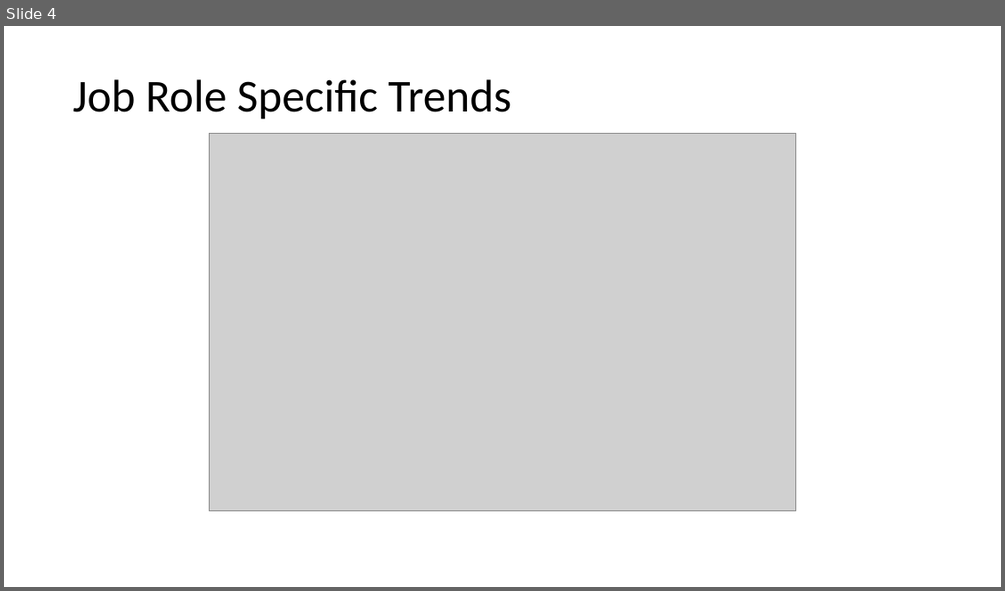
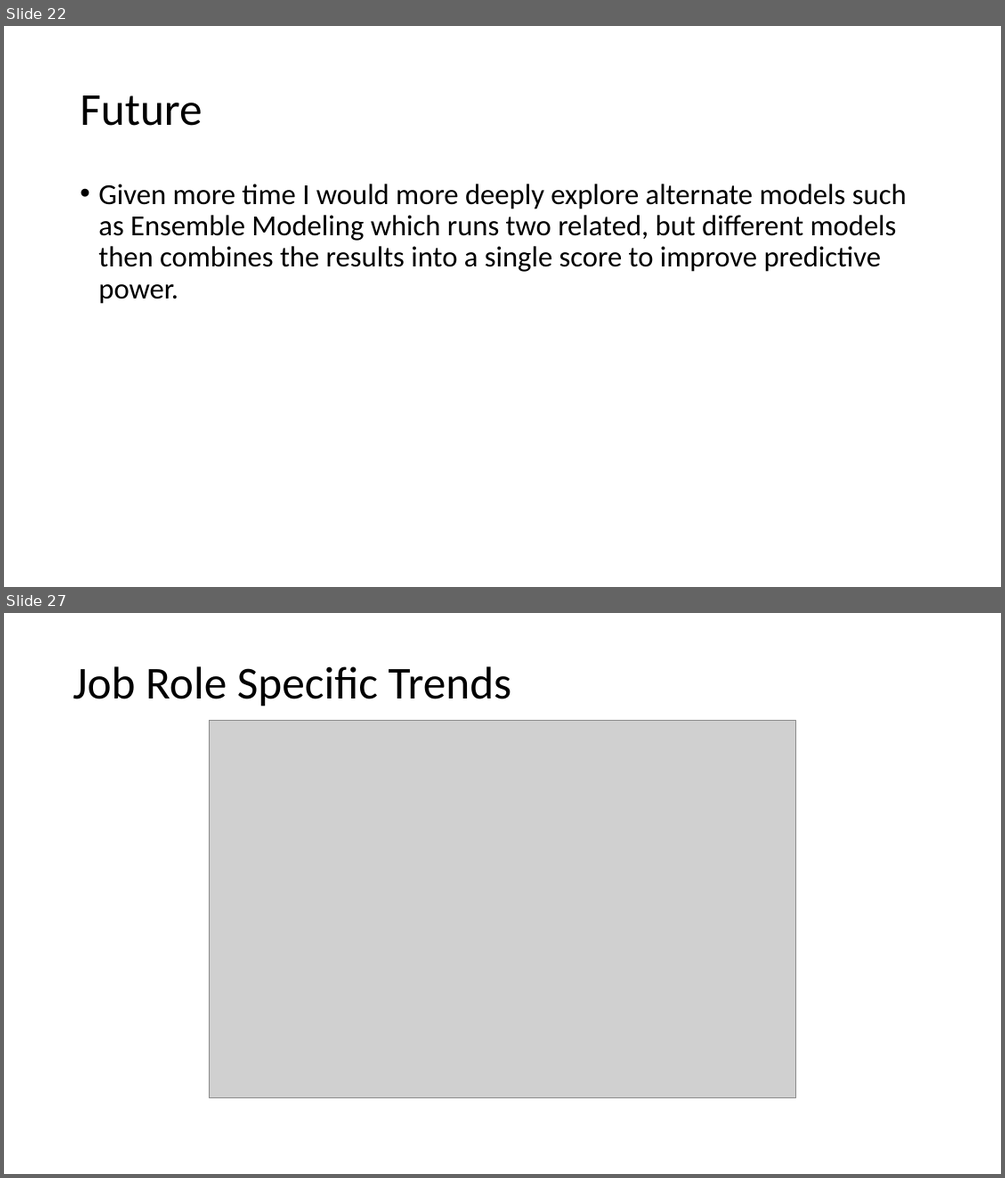
Before and after one commit to KeburFantahun/CaseStudy2DDS_KeburF, a slide deck: CaseStudy2_DDS_Kebur_Fantahun.pptx. Shown one above the other, each under a label of ours: slide 4 before the commit, slides 22 and 27 after it; the slides between them are not shown. The pictures are 1005x591 and 1005x1178 pixels, drawn with LibreOffice and Linux fonts; fonts in the diff are those of the drawing; grey boxes stand for pictures. Boxes give left, top, right and bottom in pixels: in the first picture for what was removed or moved away, otherwise in the second. Text is boxed around its words. In the diff, an @@ line names an element or a change of style, - is before the commit and + after.

```diff
--- a/CaseStudy2_DDS_Kebur_Fantahun.pptx
+++ b/CaseStudy2_DDS_Kebur_Fantahun.pptx
@@ slide 22 added at (4, 26, 1001, 587), background #FFFFFF @@
@@ title added at (80, 95, 202, 126), 44 pt, text #000000 @@
+Future
@@ text added at (98, 184, 906, 304), 28 pt, text #000000 @@
+• Given more time I would more deeply explore alternate models such as Ensemble Modeling which runs two related, but different models then combines the results into a single score to improve predictive power.
@@ what was slide 4 is now slide 27 @@
```
Also in this commit, not shown: 3 slides changed, 20 other slides added, 19 slides removed, 11 other files.
